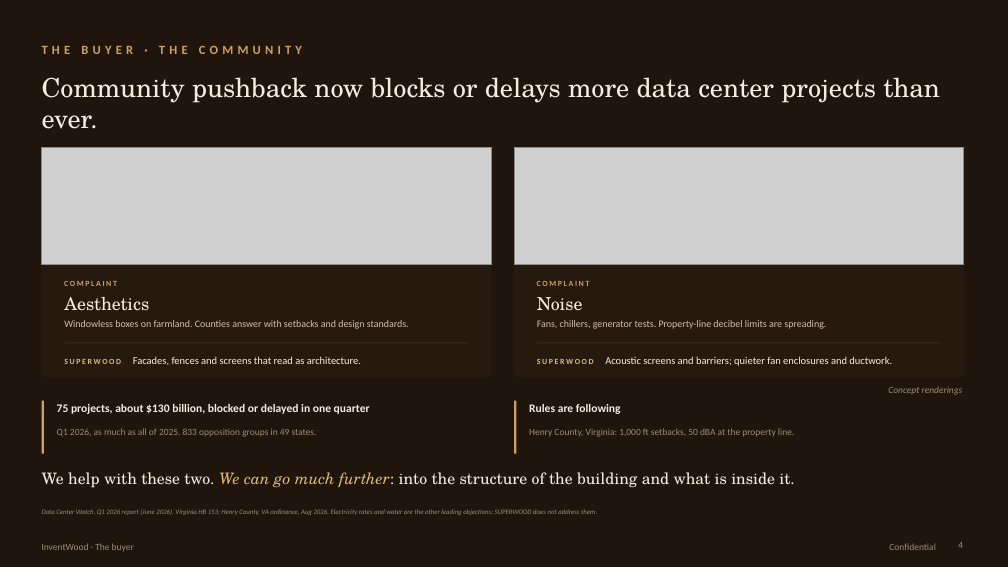
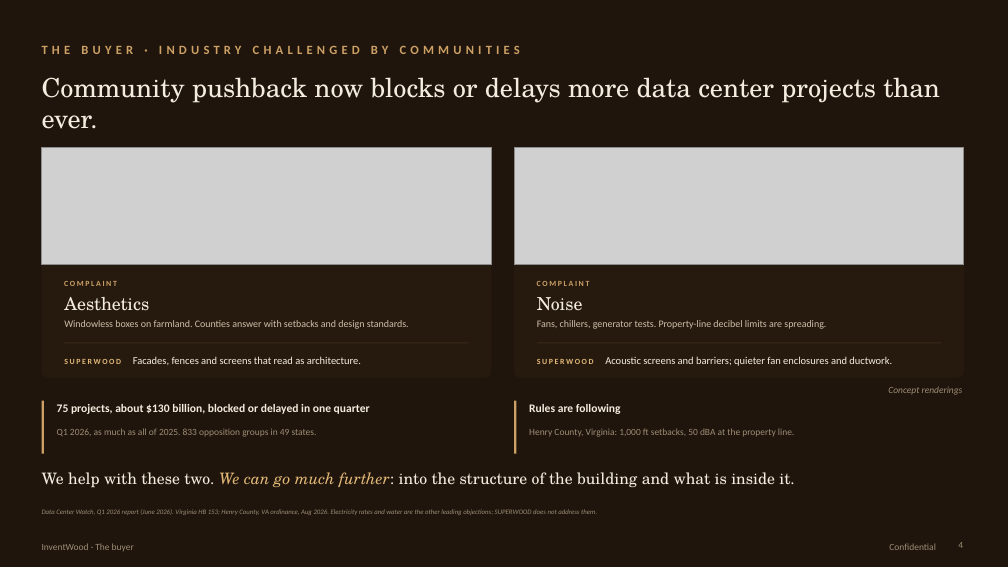
Before and after one commit to alau-hi/decks, a slide deck: slide 4 of superwood-datacenter-investor/SUPERWOOD-for-Data-Centers-Companion.pptx. Drawn at 1008x567 pixels with LibreOffice and Linux fonts; fonts in the diff are those of the drawing; grey boxes stand for pictures. Boxes give left, top, right and bottom in pixels: in the first picture for what was removed or moved away, otherwise in the second. Text is boxed around its words. In the diff, an @@ line names an element or a change of style, - is before the commit and + after.

```diff
--- a/superwood-datacenter-investor/SUPERWOOD-for-Data-Centers-Companion.pptx
+++ b/superwood-datacenter-investor/SUPERWOOD-for-Data-Centers-Companion.pptx
@@ text at box(42, 45, 520, 54): text changed @@
-THE BUYER · THE COMMUNITY
+THE BUYER · INDUSTRY CHALLENGED BY COMMUNITIES
```
Also in this commit, not shown: 1 other slide changed, 1 slide added, 6 other files.
